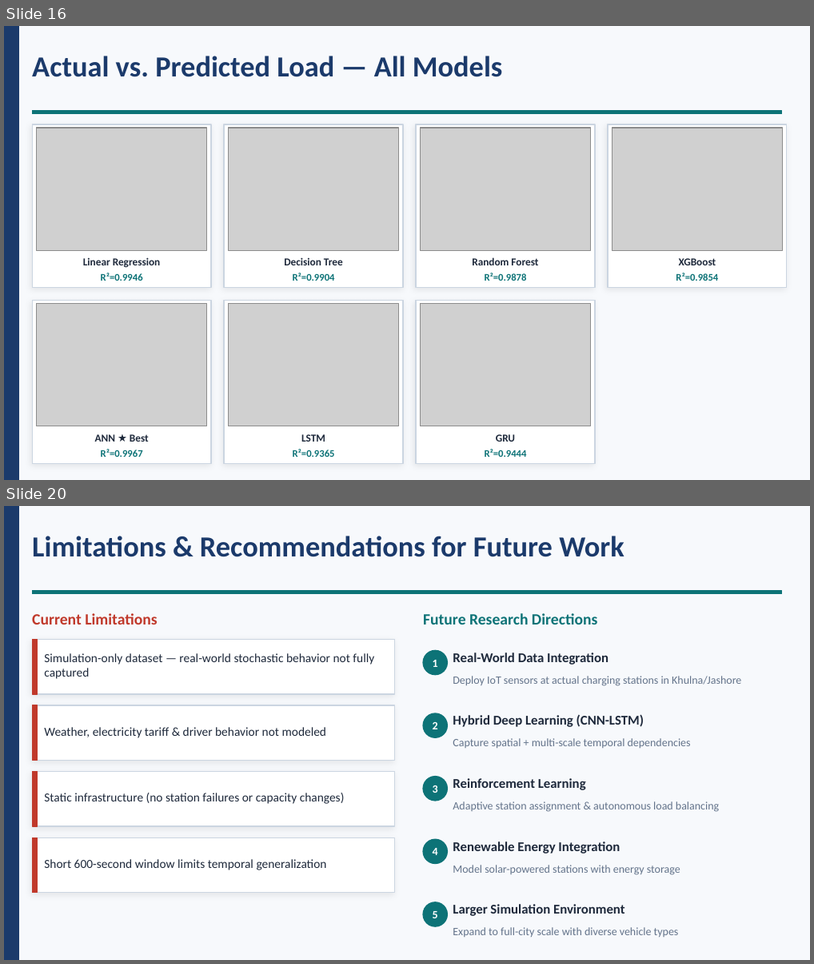
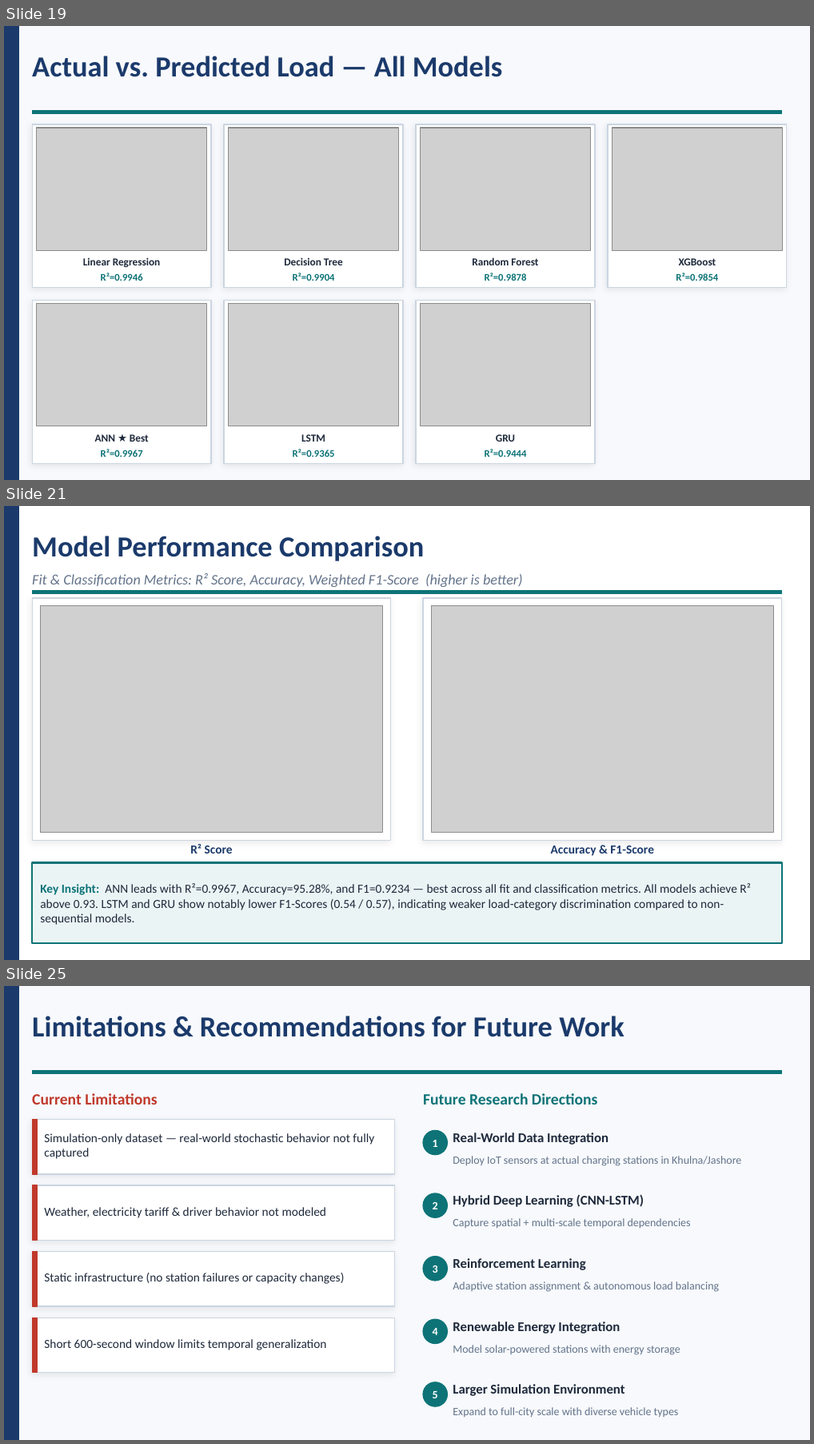
Before and after one commit to Rakesh01999/Research-Work-BPV, a slide deck: Thesis-Defense/defense/200112_Defense_Presentation.pptx. Shown one above the other, each under a label of ours: slides 16 and 20 before the commit, slides 19, 21 and 25 after it; the slides between them are not shown. The pictures are 814x964 and 814x1444 pixels, drawn with LibreOffice and Linux fonts; fonts in the diff are those of the drawing; grey boxes stand for pictures. Boxes give left, top, right and bottom in pixels: in the first picture for what was removed or moved away, otherwise in the second. Text is boxed around its words. In the diff, an @@ line names an element or a change of style, - is before the commit and + after.

```diff
--- a/Thesis-Defense/defense/200112_Defense_Presentation.pptx
+++ b/Thesis-Defense/defense/200112_Defense_Presentation.pptx
@@ slide 21 added at (4,506,810,960), background #FFFFFF @@
@@ rectangle added at (4,506,18,959), fill #1B3A6B, outline #1B3A6B 1 pt @@
@@ text added at (32,536,424,561), 26 pt, text #1B3A6B, bold @@
+Model Performance Comparison
@@ text added at (32,573,523,587), 13 pt, text #64748B, italic @@
+Fit & Classification Metrics: R² Score, Accuracy, Weighted F1-Score (higher is better)
@@ rectangle added at (32,591,782,594), fill #0D7377, outline #0D7377 1 pt @@
@@ rectangle added at (32,598,391,840), fill #FFFFFF, outline #CBD5E1 1 pt @@
@@ rectangle added at (423,598,782,840), fill #FFFFFF, outline #CBD5E1 1 pt @@
@@ picture added at (40,606,383,832) @@
@@ picture added at (431,606,774,832) @@
@@ rectangle added at (32,863,782,943), fill #EBF4F5, outline #0D7377 1.5 pt, 11 pt, text #1E293B @@
+Key Insight: ANN leads with R²=0.9967, Accuracy=95.28%, and F1=0.9234 — best across all fit and classification metrics. All models achieve R² above 0.93. LSTM and GRU show notably lower F1-Scores (0.54 / 0.57), indicating weaker load-category discrimination compared to non-sequential models.
@@ text added at (190,844,233,853), 11 pt, text #1B3A6B, bold @@
+R² Score
@@ text added at (551,845,654,856), 11 pt, text #1B3A6B, bold @@
+Accuracy & F1-Score
@@ what was slide 16 is now slide 19 @@
@@ what was slide 20 is now slide 25 @@
```
Also in this commit, not shown: 4 slides changed, 4 other slides added, 2 other files.
